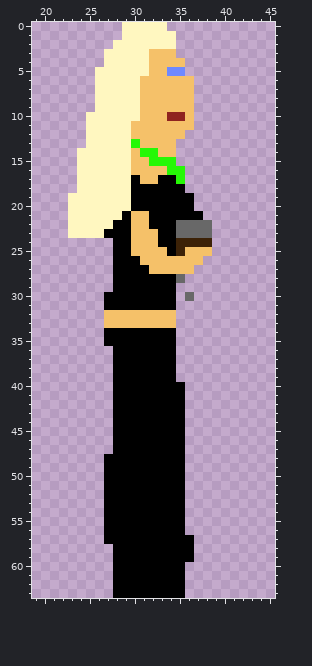
Pixel-art sprite -- data/sprites/player/walk_right_shotgun/2.png. This is how it looked before the edit.
The file is 64x64 pixels. Shown: x 19..45, y 0..63.
After the commit:
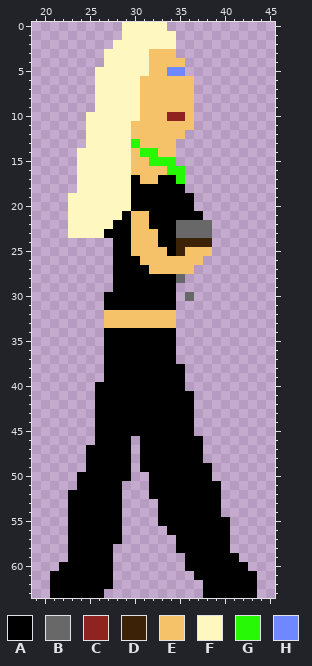
Palette (. is transparent): A #000000  B #686868  C #8f231f  D #3c2207  E #f5c169  F #fff7c0  G #26f806  H #6e89ff
The edit:
@@ x 19..45 @@
 35 ........AAAAAAAA...........
-36 .........AAAAAAA...........
-37 .........AAAAAAA...........
-38 .........AAAAAAA...........
-39 .........AAAAAAA...........
-40 .........AAAAAAAA..........
-41 .........AAAAAAAA..........
-42 .........AAAAAAAA..........
-43 .........AAAAAAAA..........
-44 .........AAAAAAAA..........
-45 .........AAAAAAAA..........
-46 .........AAAAAAAA..........
-47 .........AAAAAAAA..........
-48 ........AAAAAAAAA..........
-49 ........AAAAAAAAA..........
-50 ........AAAAAAAAA..........
-51 ........AAAAAAAAA..........
-52 ........AAAAAAAAA..........
-53 ........AAAAAAAAA..........
-54 ........AAAAAAAAA..........
-55 ........AAAAAAAAA..........
-56 ........AAAAAAAAA..........
-57 ........AAAAAAAAAA.........
-58 .........AAAAAAAAA.........
-59 .........AAAAAAAAA.........
-60 .........AAAAAAAA..........
-61 .........AAAAAAAA..........
-62 .........AAAAAAAA..........
-63 .........AAAAAAAA..........
+36 ........AAAAAAAA...........
+37 ........AAAAAAAA...........
+38 ........AAAAAAAAA..........
+39 ........AAAAAAAAA..........
+40 .......AAAAAAAAAA..........
+41 .......AAAAAAAAAAA.........
+42 .......AAAAAAAAAAA.........
+43 .......AAAAAAAAAAA.........
+44 .......AAAAAAAAAAA.........
+45 .......AAAAAAAAAAA.........
+46 .......AAAA.AAAAAAA........
+47 ......AAAAA.AAAAAAA........
+48 ......AAAAA.AAAAAAA........
+49 ......AAAAA.AAAAAAAA.......
+50 .....AAAAAA..AAAAAAA.......
+51 .....AAAAA...AAAAAAAA......
+52 ....AAAAAA...AAAAAAAA......
+53 ....AAAAAA....AAAAAAA......
+54 ....AAAAAA....AAAAAAA......
+55 ....AAAAAA....AAAAAAAA.....
+56 ....AAAAAA.....AAAAAAA.....
+57 ....AAAAAA......AAAAAA.....
+58 ....AAAAA.......AAAAAA.....
+59 ....AAAAA........AAAAAA....
+60 ...AAAAAA........AAAAAAA...
+61 ..AAAAAAA.........AAAAAAA..
+62 ..AAAAAAA..........AAAAAA..
+63 ..AAAAAA...........AAAAAA..
Where, in picture pixels (left, top, right, bottom), the same in both pictures:
changed: (50, 346, 257, 598)
